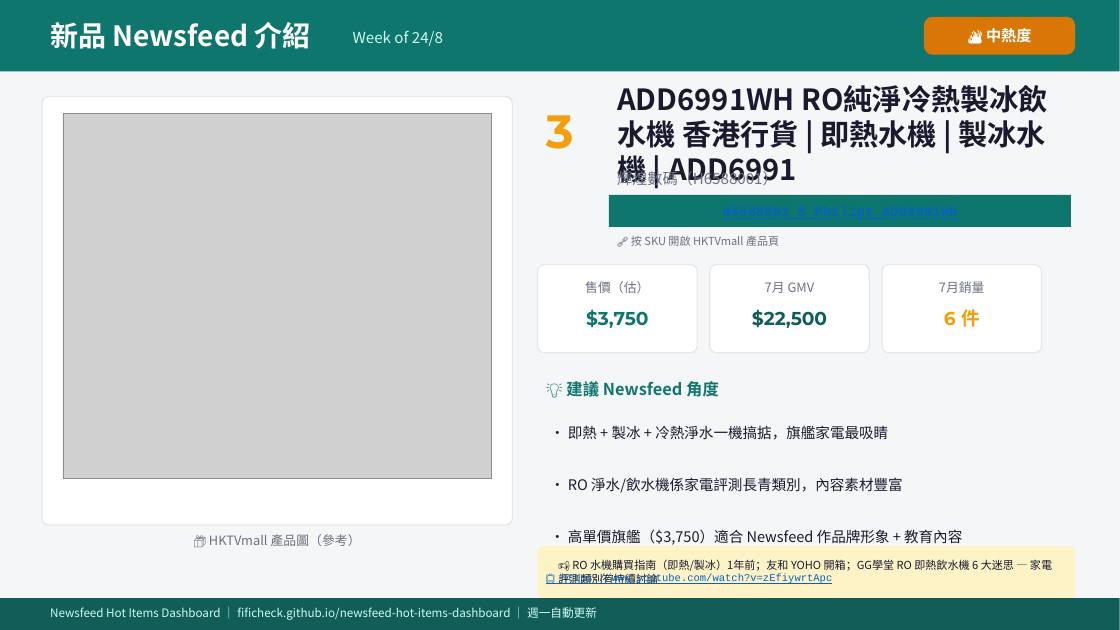
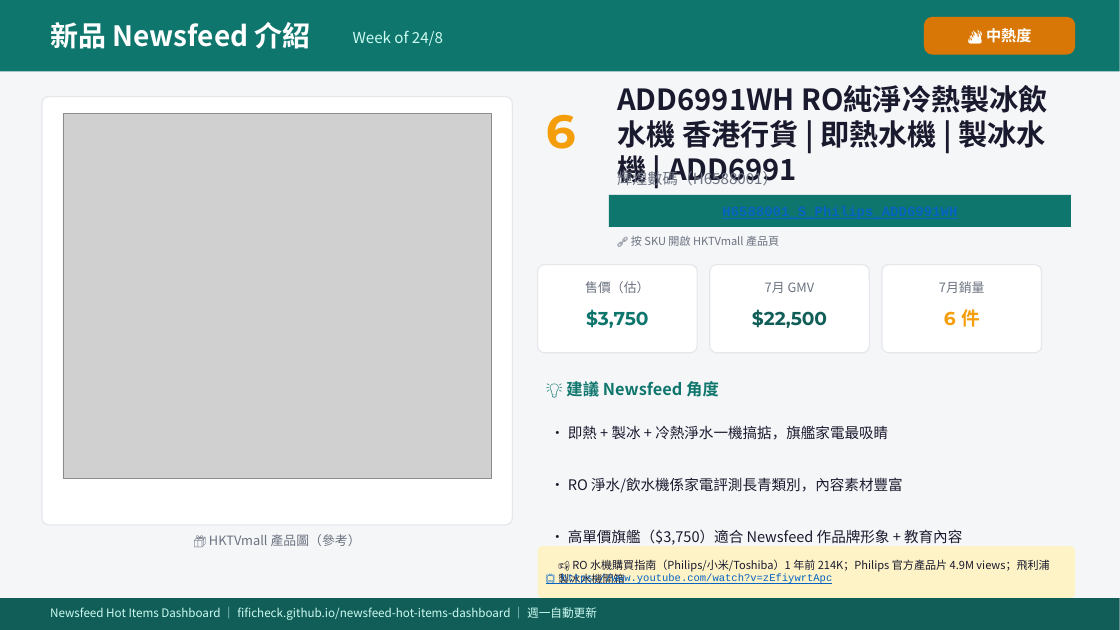
Before and after one commit to FIFICHECK/newsfeed-hot-items-dashboard, a slide deck: slide 1 of ppt/2026-08-24_H6588001_S_Philips_ADD6991WH.pptx. Drawn at 1120x630 pixels with LibreOffice and Linux fonts; fonts in the diff are those of the drawing; grey boxes stand for pictures. Boxes give left, top, right and bottom in pixels: in the first picture for what was removed or moved away, otherwise in the second. Text is boxed around its words. In the diff, an @@ line names an element or a change of style, - is before the commit and + after.

Commit message:
Add per-SKU PPT: 2026-08-24_H6588001_S_Philips_ADD6991WH.pptx

```diff
--- a/ppt/2026-08-24_H6588001_S_Philips_ADD6991WH.pptx
+++ b/ppt/2026-08-24_H6588001_S_Philips_ADD6991WH.pptx
@@ text at (546, 114, 576, 149): text changed @@
-3
+6
@@ text at (558, 559, 1049, 586): text changed @@
-📢 RO 水機購買指南（即熱/製冰）1年前；友和 YOHO 開箱；GG學堂 RO 即熱飲水機 6 大迷思 — 家電評測類別有持續討論
+📢 RO 水機購買指南（Philips/小米/Toshiba）1 年前 214K；Philips 官方產品片 4.9M views；飛利浦製冰水機開箱
```
